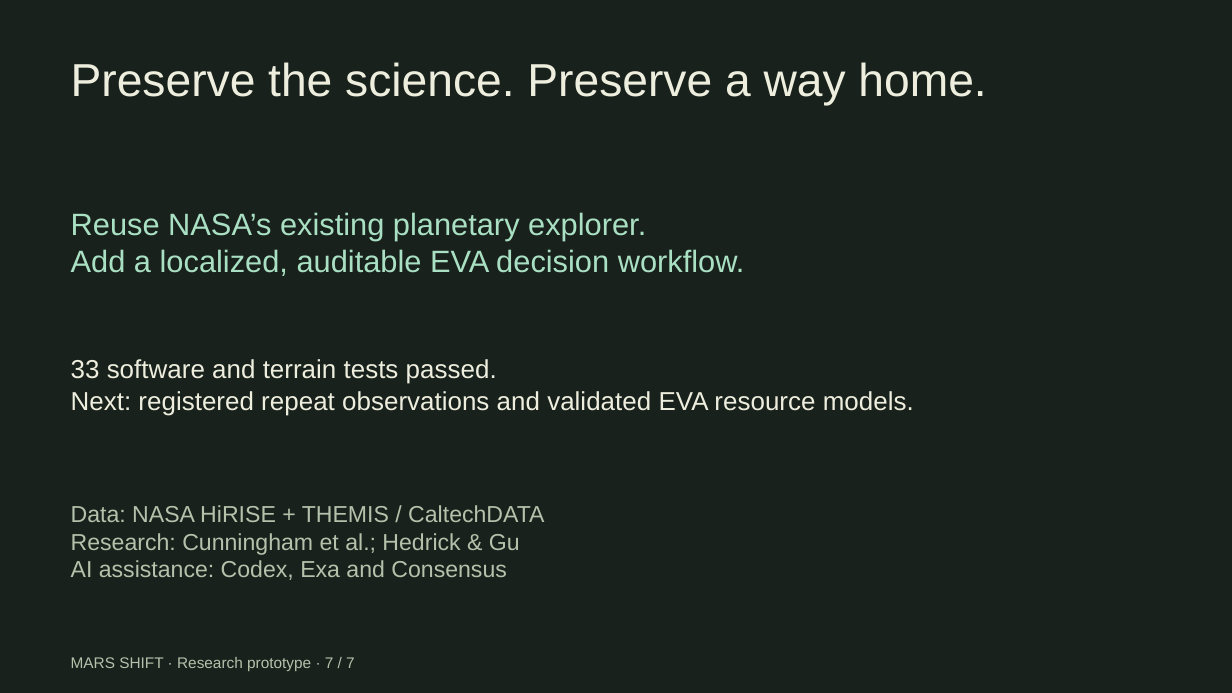
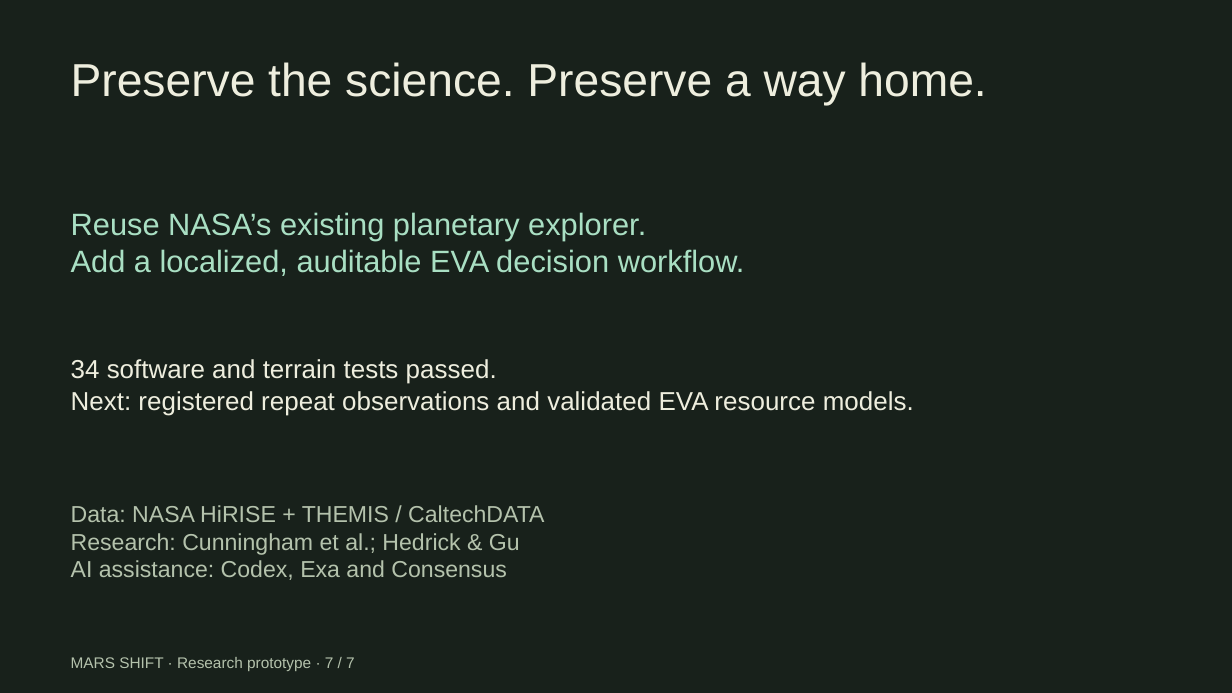
Before and after one commit to him55710-sudo/mars-shift, a slide deck: slide 7 of public/downloads/MARS-SHIFT-7-slides.pptx. Drawn at 1232x693 pixels with LibreOffice and Linux fonts; fonts in the diff are those of the drawing. Boxes give left, top, right and bottom in pixels: in the first picture for what was removed or moved away, otherwise in the second. Text is boxed around its words. In the diff, an @@ line names an element or a change of style, - is before the commit and + after.

```diff
--- a/public/downloads/MARS-SHIFT-7-slides.pptx
+++ b/public/downloads/MARS-SHIFT-7-slides.pptx
@@ text at (x1=71, y1=359, x2=497, y2=384): text changed @@
-33 software and terrain tests passed.
+34 software and terrain tests passed.
```
Also in this commit, not shown: 9 other files.
